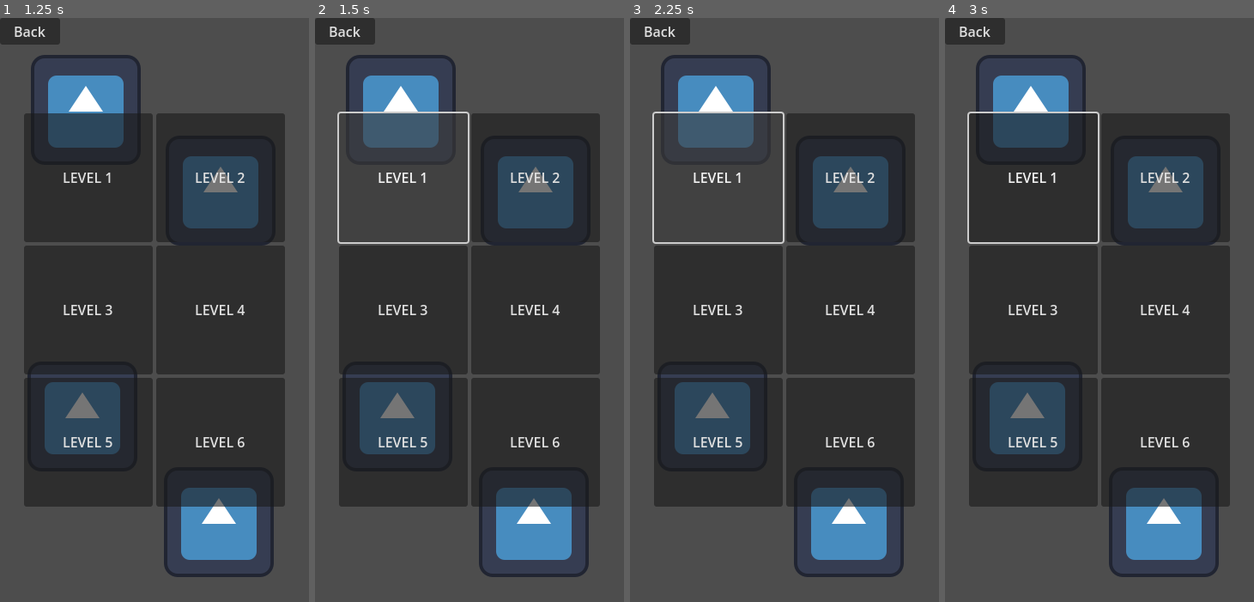
Above: before the commit, frames 1-4 (left to right).
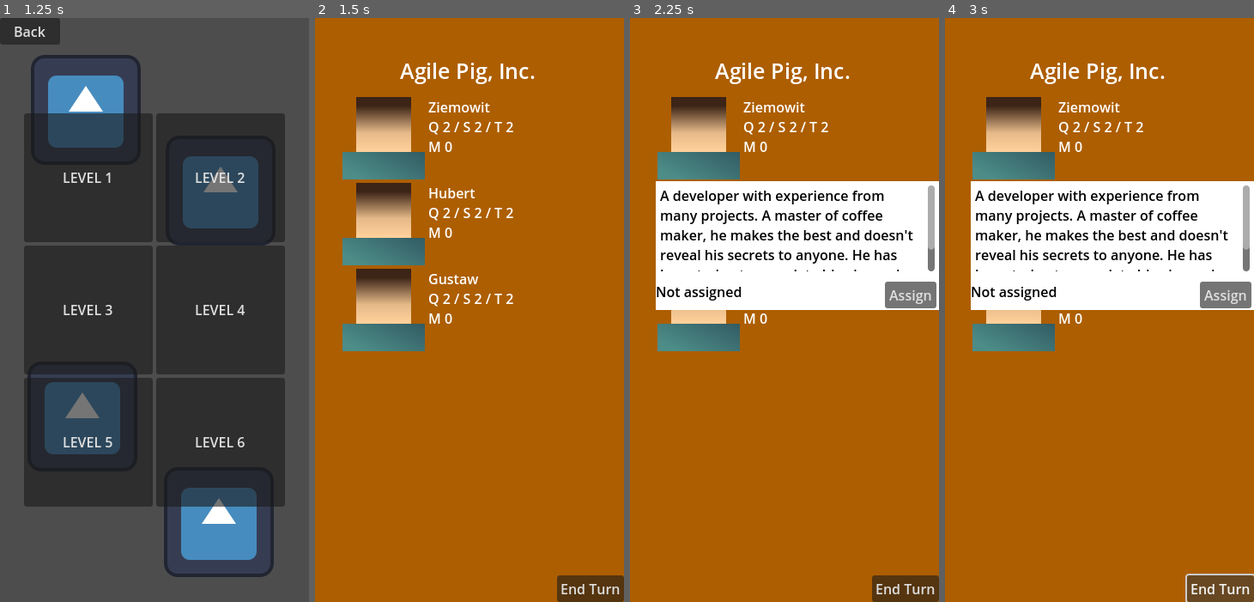
Above: after the commit, the same moments.

Repository: ltbk2023/pig
Game: Godot game, scene res://main.tscn
The game is run twice, just before and just after one commit, with the same random seed, the same clock (stepped at 60 frames per second) and the same inputs. The engine's default icon, where the game draws it, is replaced by a stand-in: a white triangle on a blue panel in a dark square.
Inputs (mouse positions are in pixels of both pictures, inside the frame that each line leads up to):
- Up to frame 1 (1.25 s): click "Play" at 0.5 s
- Up to frame 2 (1.5 s): click "LEVEL 1" at 1.25 s
- Up to frame 3 (2.25 s): click (719, 175) at 2 s, where only the run before the commit has a clickable "LEVEL 1"
- Up to frame 4 (3 s): click (1220, 590) at 2.75 s, where only the run after the commit has a clickable "End Turn"

Frame 1 is identical in both runs. In frame 2, 100% of the frame differs, in the area x 0-100%, y 0-100%; in frame 3, 100%; in frame 4, 100%.

Commit message:
PIG-196: Connect First Scenario

Diff:
--- a/PIG/main.gd
+++ b/PIG/main.gd
@@ -128,7 +128,7 @@
 
 # Called when "Level1" button is released. Load first level
 func _on_level_1_button_up():
-	print("Warning: First Level not implemented")
+	start_level("level/basic_scenario.json")
 
 # Called when "Level2" button is released. Load second level
 func _on_level_2_button_up():
